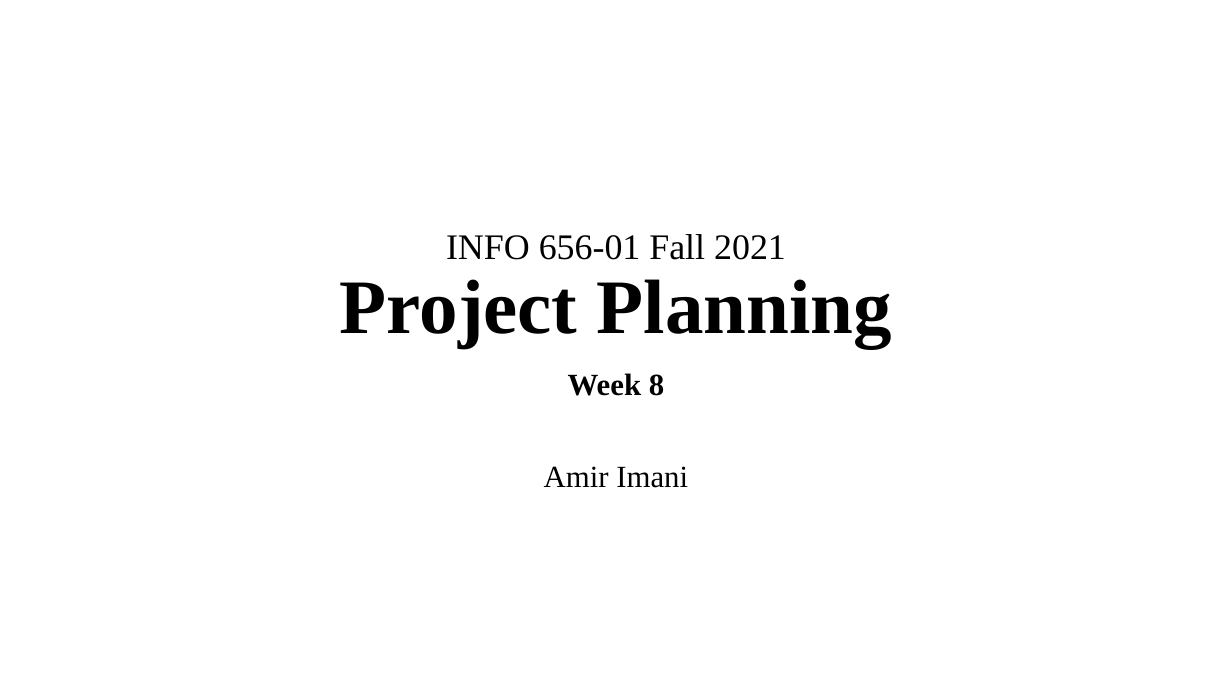
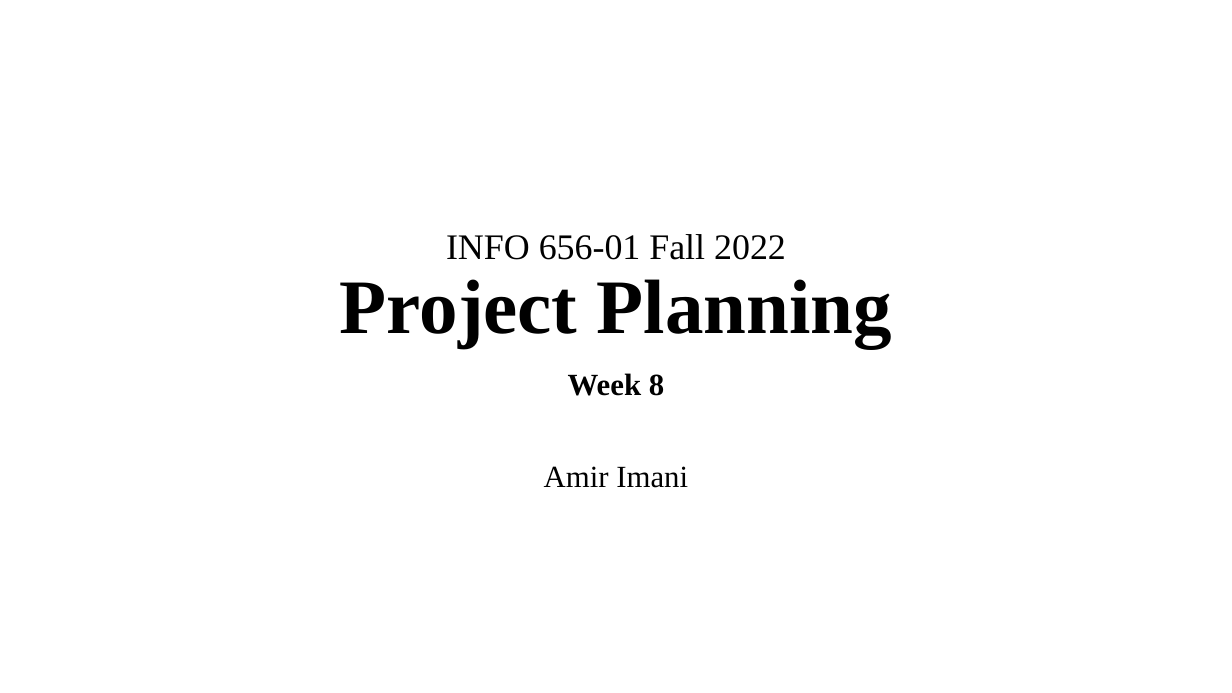
Before and after one commit to Amirosimani/Machine_Learning_Pratt, a slide deck: slide 1 of course slides/week_07.pptx. Drawn at 1232x693 pixels with LibreOffice and Linux fonts; fonts in the diff are those of the drawing. Boxes give left, top, right and bottom in pixels: in the first picture for what was removed or moved away, otherwise in the second. Text is boxed around its words. In the diff, an @@ line names an element or a change of style, - is before the commit and + after.

```diff
--- a/course slides/week_07.pptx
+++ b/course slides/week_07.pptx
@@ title at (x1=340, y1=234, x2=892, y2=348): text changed @@
-INFO 656-01 Fall 2021
-Project Planning
+INFO 656-01 Fall 2022
+Project Planning
```
Also in this commit, not shown: 3 other files.
